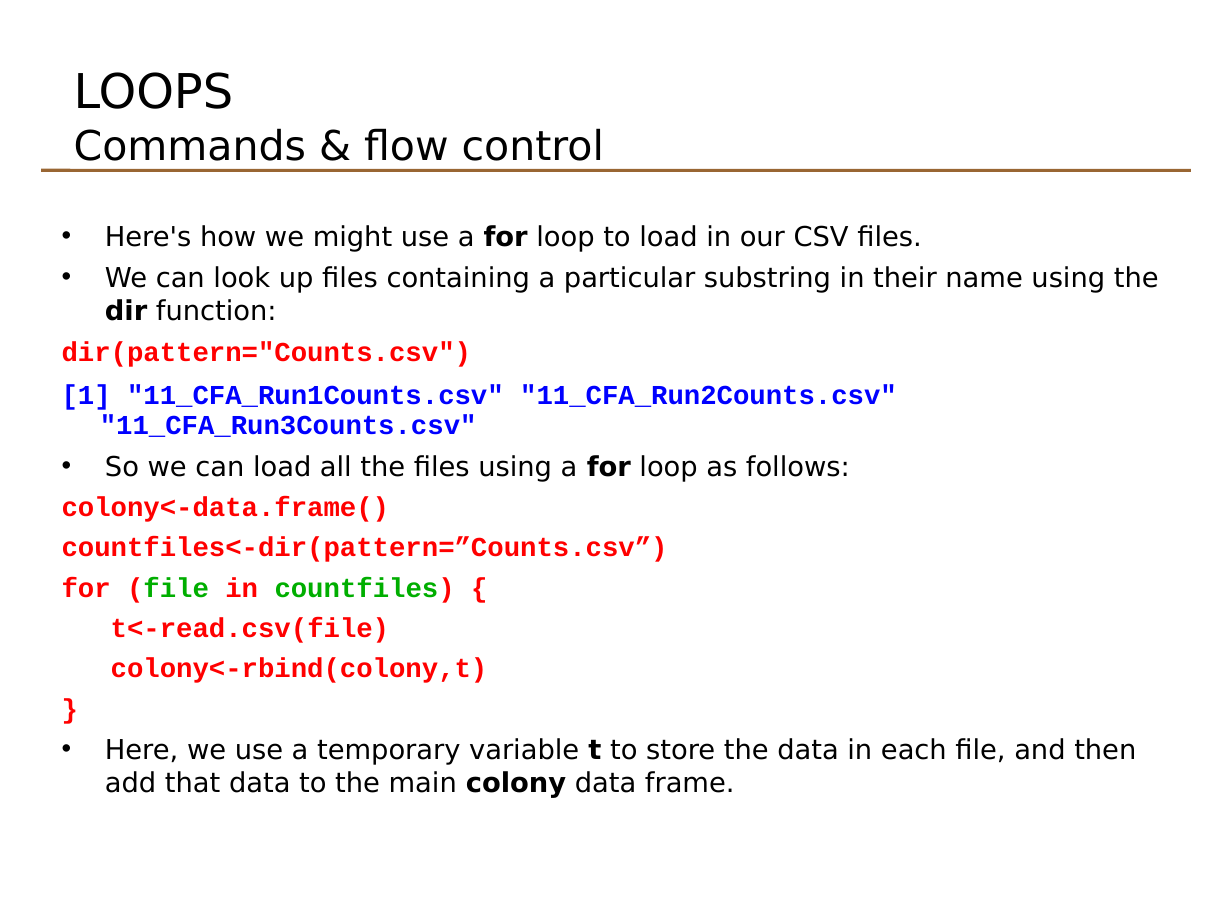
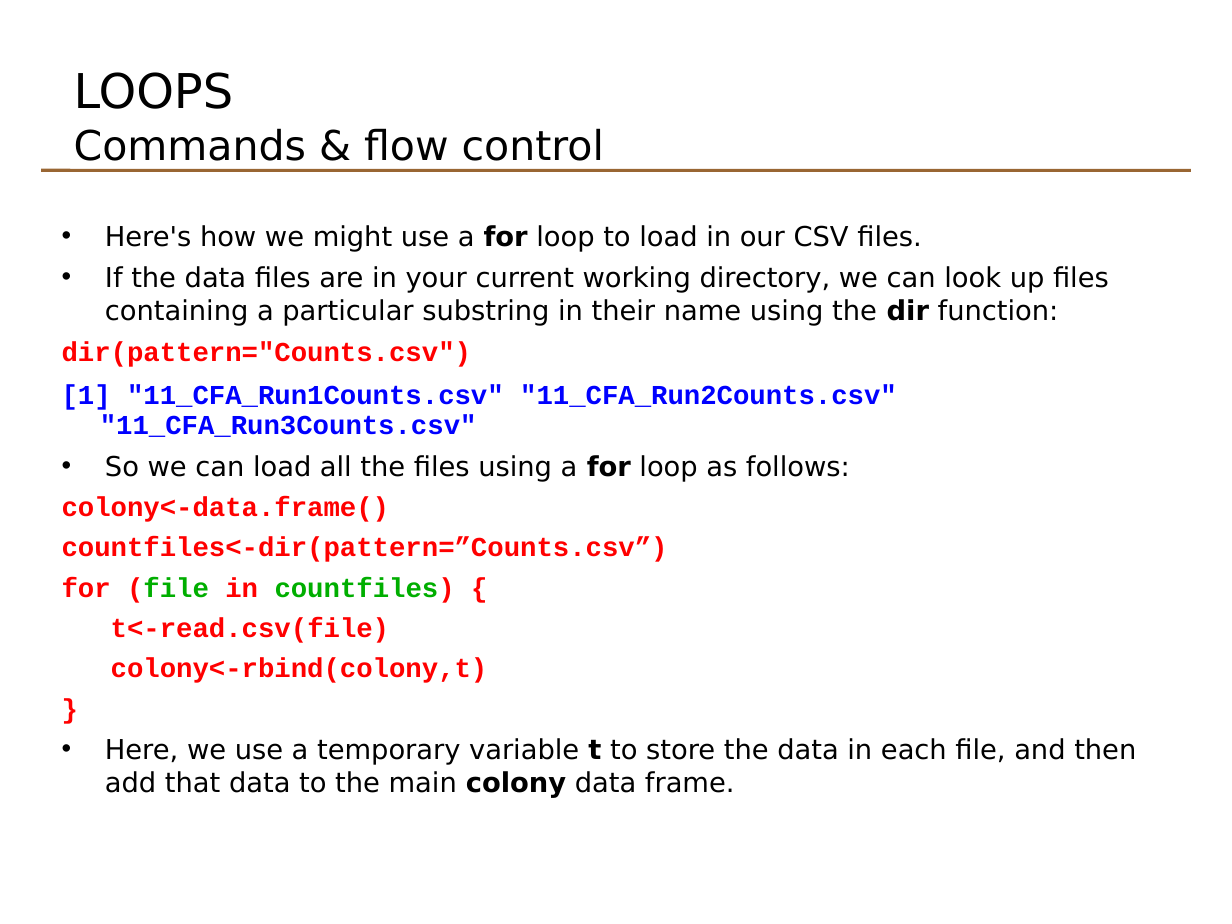
Before and after one commit to johnomics/basicr, a slide deck: slide 66 of Basic_R_Day_1_slides.odp. Drawn at 1232x924 pixels with LibreOffice and Linux fonts; fonts in the diff are those of the drawing. Boxes give left, top, right and bottom in pixels: in the first picture for what was removed or moved away, otherwise in the second. Text is boxed around its words. In the diff, an @@ line names an element or a change of style, - is before the commit and + after.

Commit message:
tweaked loop explanation

```diff
--- a/Basic_R_Day_1_slides.odp
+++ b/Basic_R_Day_1_slides.odp
@@ text at [105, 266, 1109, 326]: text changed @@
-• We can look up files containing a particular substring in their name using the dir function:
+• If the data files are in your current working directory, we can look up files containing a particular substring in their name using the dir function:
```
